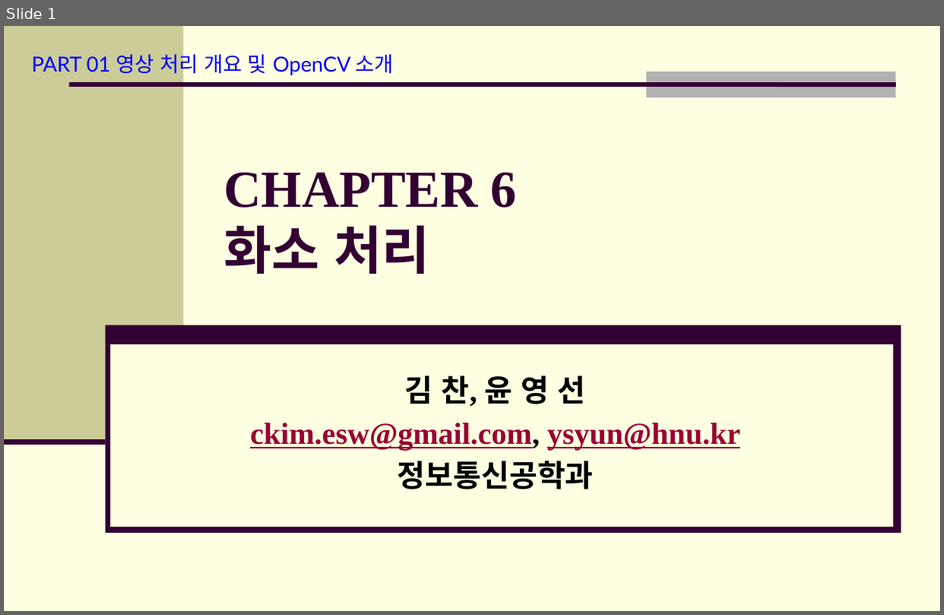
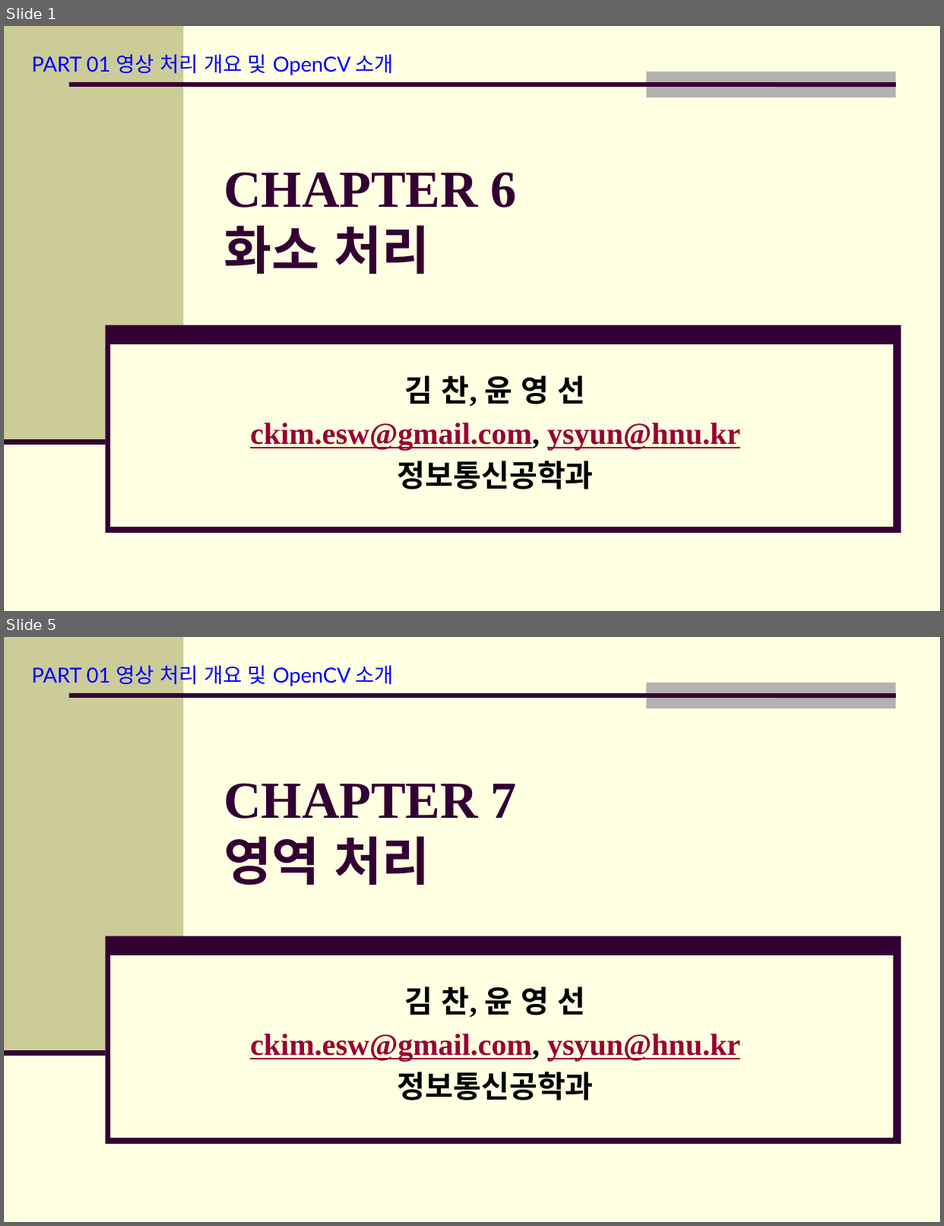
Before and after one commit to Hitbee-dev/OpenCV-Python, a slide deck: 2022-11-15/documents/CH_06 화소 처리.pptx. Shown one above the other, each under a label of ours: slide 1 before the commit, slides 1 and 5 after it; the slides between them are not shown. The pictures are 944x615 and 944x1226 pixels, drawn with LibreOffice and Linux fonts; fonts in the diff are those of the drawing. Boxes give left, top, right and bottom in pixels: in the first picture for what was removed or moved away, otherwise in the second. Text is boxed around its words. In the diff, an @@ line names an element or a change of style, - is before the commit and + after.

```diff
--- a/2022-11-15/documents/CH_06 화소 처리.pptx
+++ b/2022-11-15/documents/CH_06 화소 처리.pptx
@@ slide 5 added at (4,637,940,1222), background #FFFFE1; not listed: 6 template elements that a slide beside it also shows @@
@@ text added at (31,661,394,688), 16 pt, text #0000FF @@
+PART 01 영상 처리 개요 및 OpenCV 소개
@@ title added at (224,783,517,886), 40 pt, text #330033, bold @@
+CHAPTER 7
+영역 처리
@@ subtitle added at (250,987,740,1101), 23.3 pt, text #990033, bold, underline @@
+김 찬, 윤 영 선
+ckim.esw@gmail.com, ysyun@hnu.kr
+정보통신공학과
```
Also in this commit, not shown: 4 other slides added, 7 slides removed, 3 other files.
